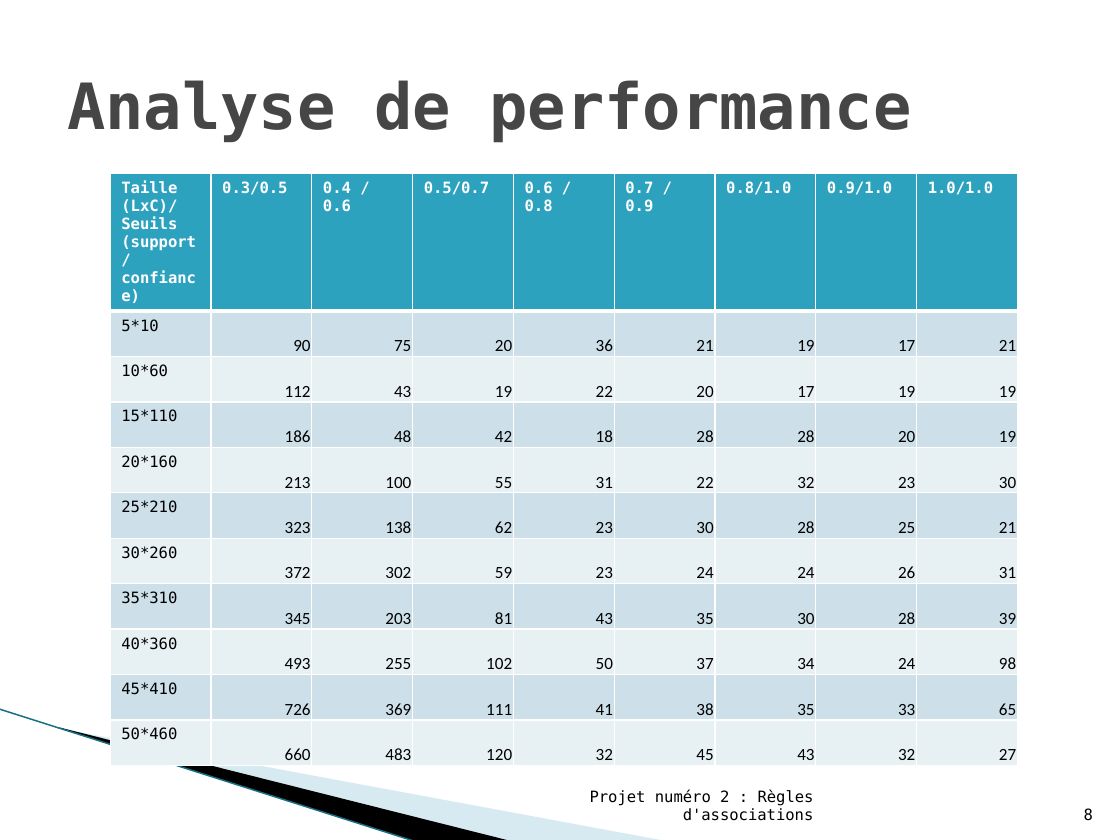
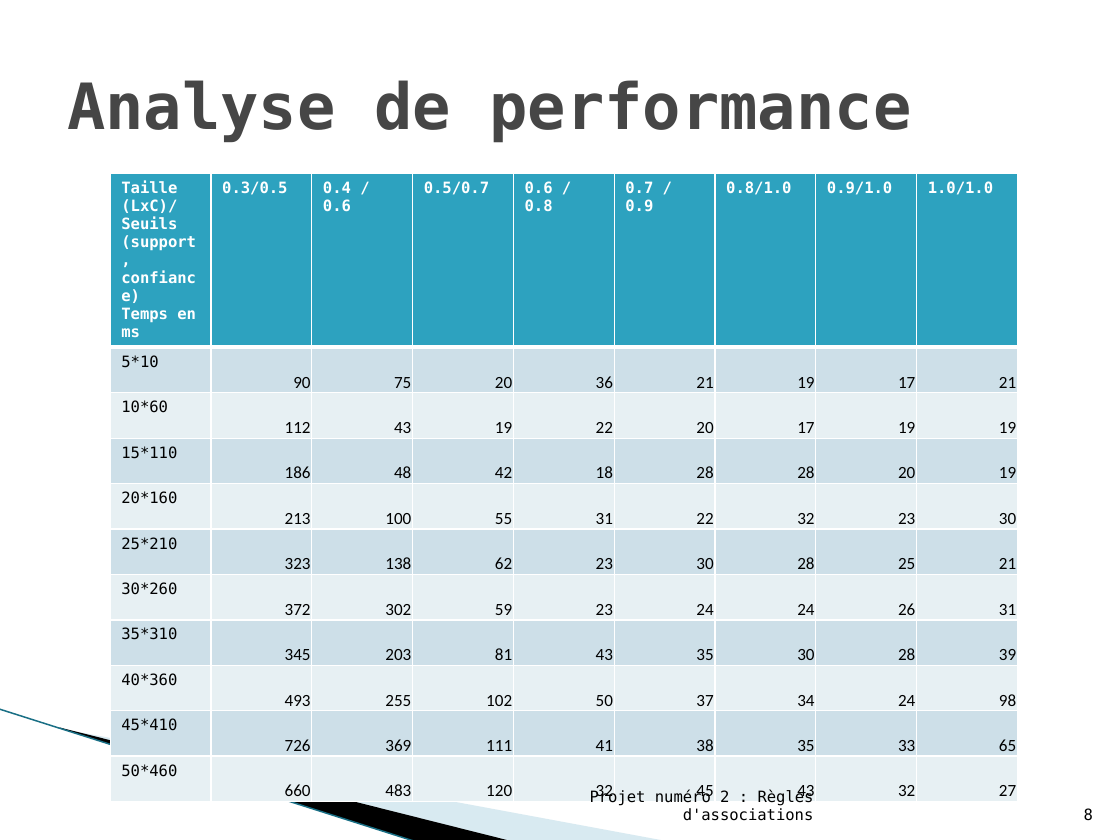
Before and after one commit to arnaudbreton/projet-sgbd, a slide deck: slide 8 of Projet OLAP/ressources/Base de données multi-dimensionnelles et OLAP - Projet Numéro 2 - Présentation.pptx. Drawn at 1120x840 pixels with LibreOffice and Linux fonts; fonts in the diff are those of the drawing; background and template pictures are left out. Boxes give left, top, right and bottom in pixels: in the first picture for what was removed or moved away, otherwise in the second. Text is boxed around its words. In the diff, an @@ line names an element or a change of style, - is before the commit and + after.

Commit message:
Ajout de l'analyse de performance dans le rapport.

```diff
--- a/Projet OLAP/ressources/Base de données multi-dimensionnelles et OLAP - Projet Numéro 2 - Présentation.pptx
+++ b/Projet OLAP/ressources/Base de données multi-dimensionnelles et OLAP - Projet Numéro 2 - Présentation.pptx
@@ table at (x1=110, y1=174, x2=1017, y2=806) @@
-row 1, column 1: Taille (LxC)/ Seuils (support / confiance)
+row 1, column 1: Taille (LxC)/ Seuils (support, confiance) / Temps en ms
```
Also in this commit, not shown: 4 other slides changed, 1 other file.
